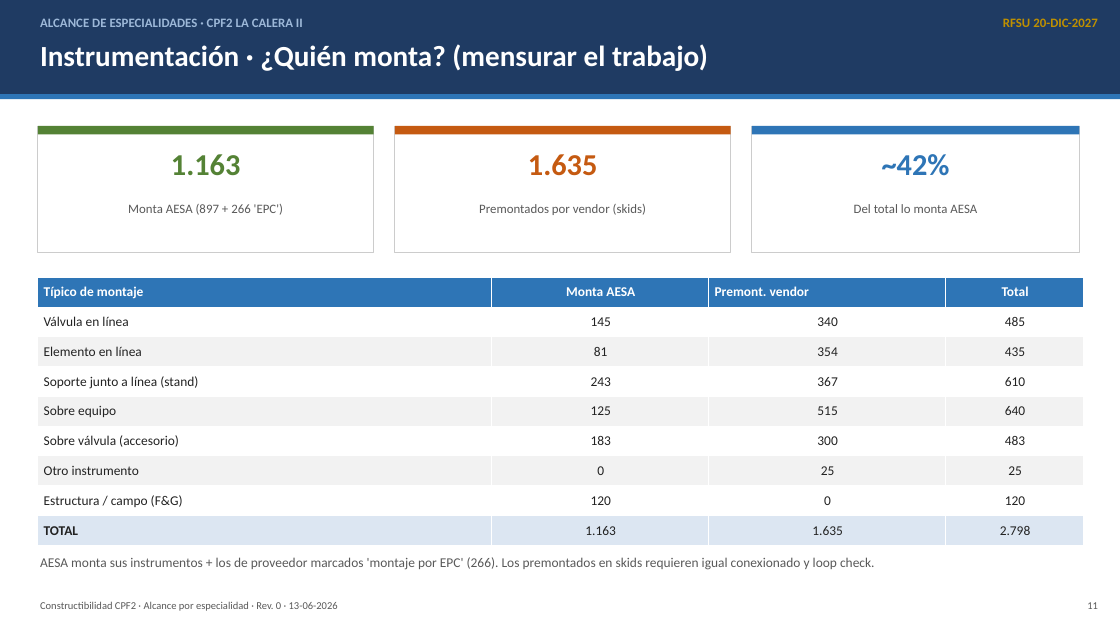
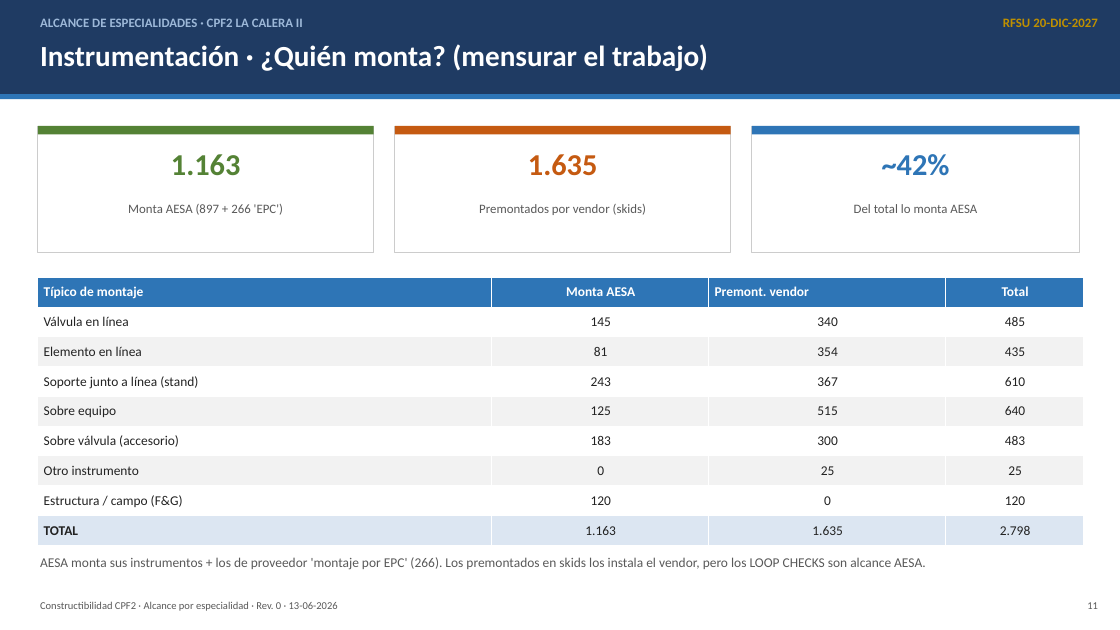
Before and after one commit to dafest-claude/OWN-Daro-1, a slide deck: slide 11 of Constructibilidad/Análisis generados/Alcance_Especialidades_CPF2.pptx. Drawn at 1120x630 pixels with LibreOffice and Linux fonts; fonts in the diff are those of the drawing. Boxes give left, top, right and bottom in pixels: in the first picture for what was removed or moved away, otherwise in the second. Text is boxed around its words. In the diff, an @@ line names an element or a change of style, - is before the commit and + after.

```diff
--- a/Constructibilidad/Análisis generados/Alcance_Especialidades_CPF2.pptx
+++ b/Constructibilidad/Análisis generados/Alcance_Especialidades_CPF2.pptx
@@ text at (40, 557, 926, 570): text changed @@
-AESA monta sus instrumentos + los de proveedor marcados 'montaje por EPC' (266). Los premontados en skids requieren igual conexionado y loop check.
+AESA monta sus instrumentos + los de proveedor 'montaje por EPC' (266). Los premontados en skids los instala el vendor, pero los LOOP CHECKS son alcance AESA.
```
Also in this commit, not shown: 1 other slide changed, 2 slides added, 3 other files.
